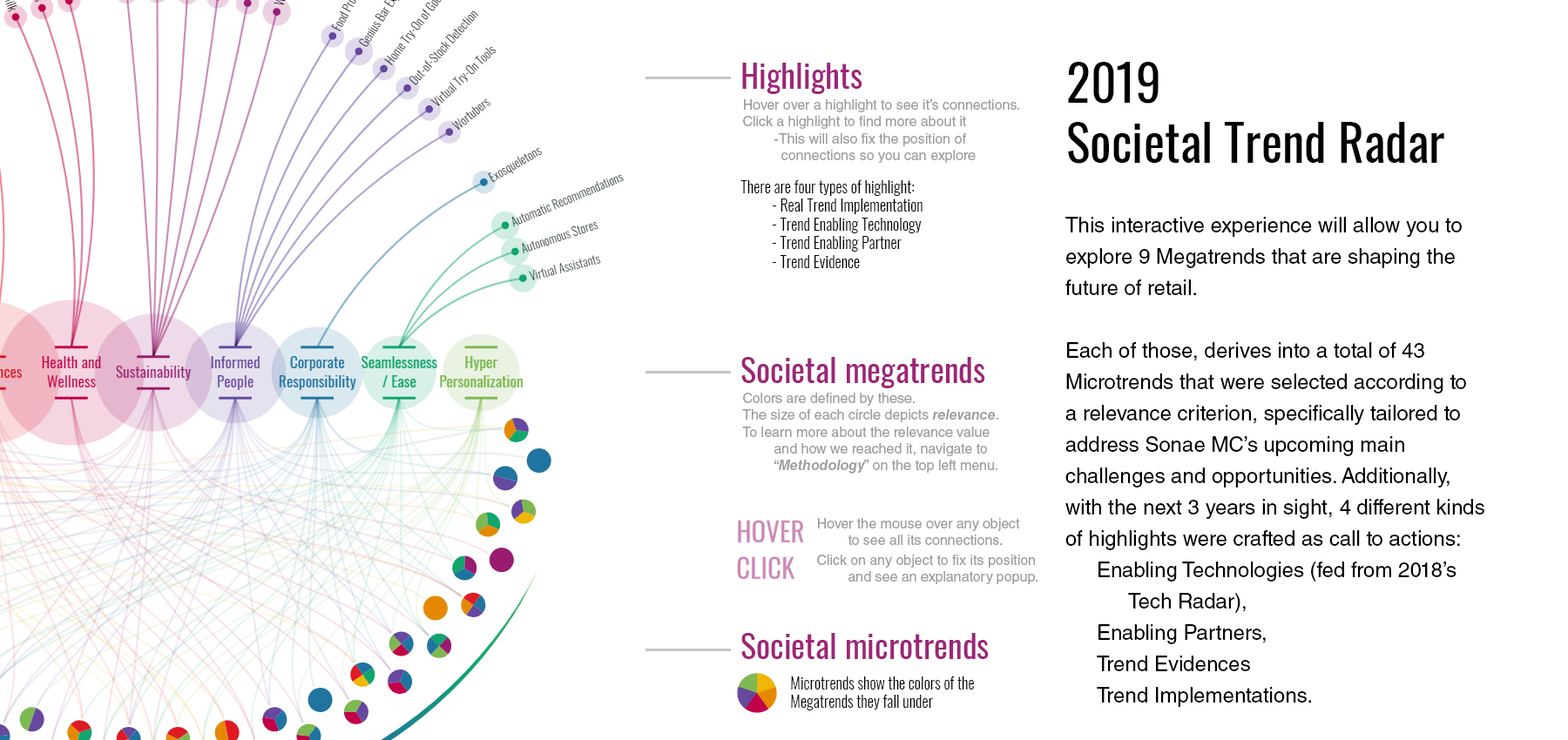
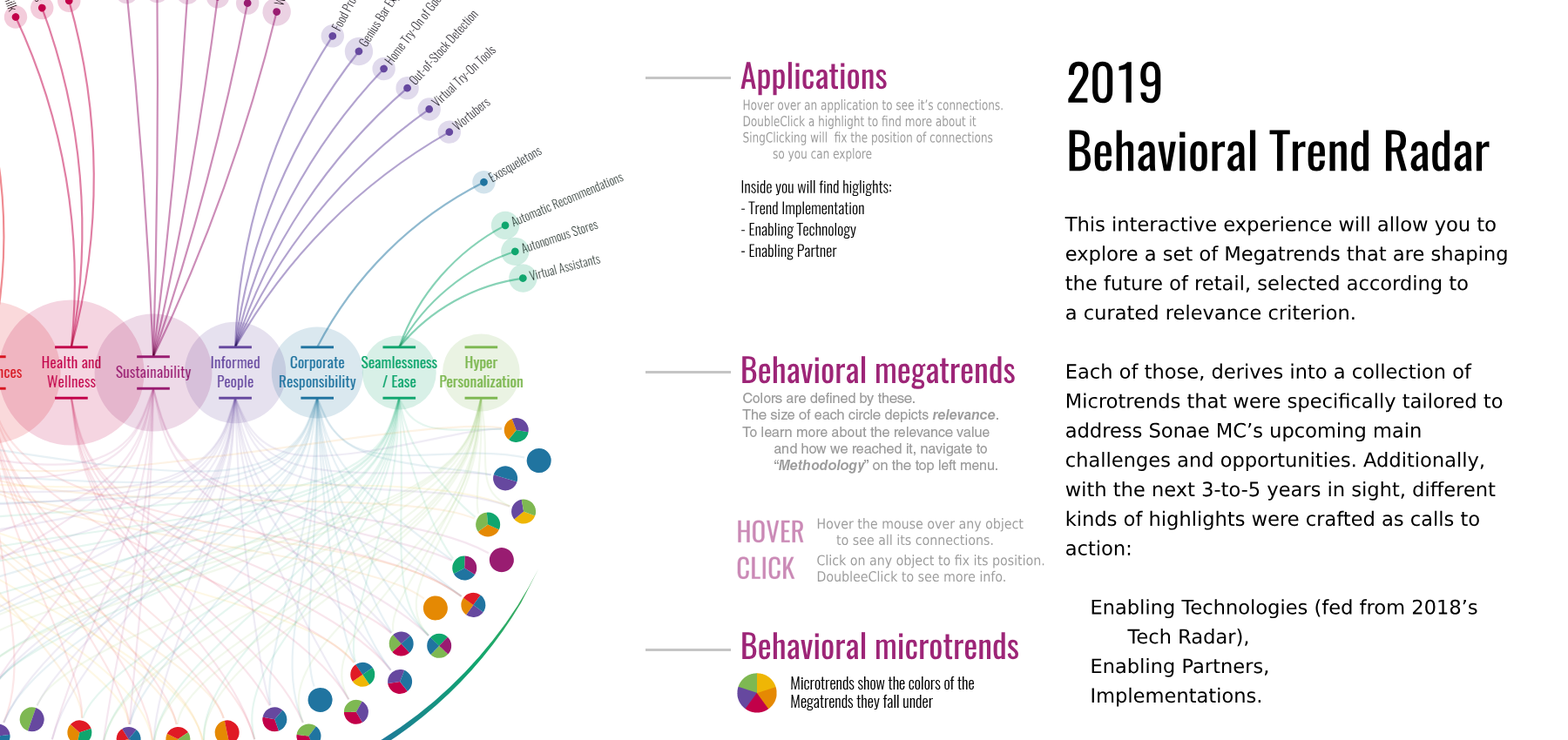
Layers edited between the first and the second w=1568, h=740 image:
renamed "This interactive experience will allow you to explore 9 Megatre" to "This interactive experience will allow you to explore a set of Megatrends that …", painted on it over [1064,216,1508,708]
renamed "There are four types of highlight: - Real Trend Implementation" to "Inside you will find higlights: - Trend Implementation - Enabling Technology - …", painted on it over [740,180,923,269]
renamed "Click on any object to fix its position and see an explanatory" to "Click on any object to fix its position. DoubleeClick to see more info.", painted on it over [817,554,1045,585]
painted on "Hover the mouse over any object to see all its connections." over [817,518,1024,546]
renamed "2019 Societal Trend Radar" to "2019 Behavioral Trend Radar", painted on it over [1067,60,1490,172]
renamed "Hover over a highlight to see it’s connections. Click a highlig" to "Hover over an application to see it’s connections. DoubleClick a highlight to f…", painted on it over [743,99,1020,163]
renamed "Societal microtrends" to "Behavioral microtrends", painted on it over [741,632,1019,661]
renamed "Societal megatrends" to "Behavioral megatrends", painted on it over [741,356,1015,390]
renamed "Highlights" to "Applications", painted on it over [740,61,887,96]
